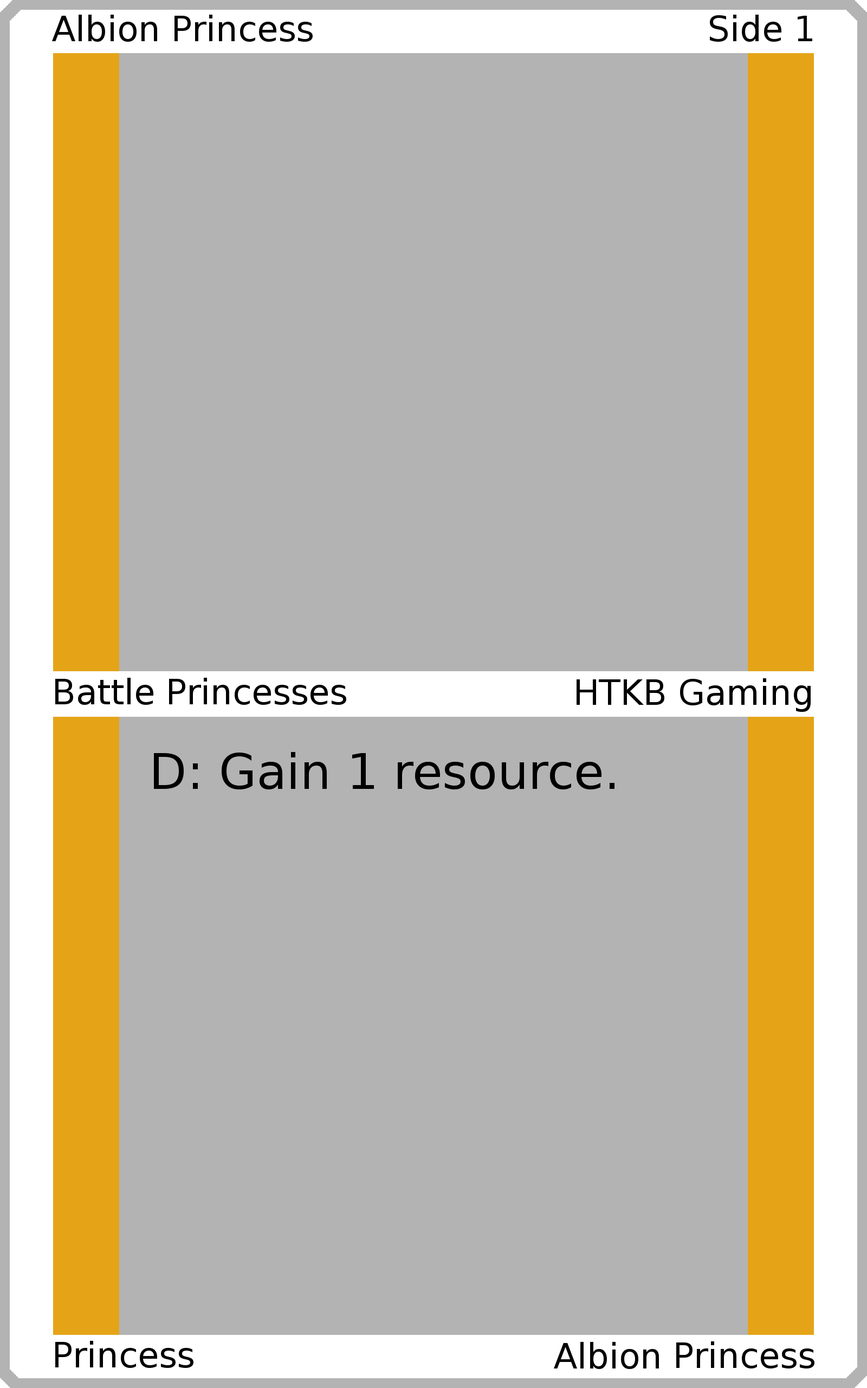
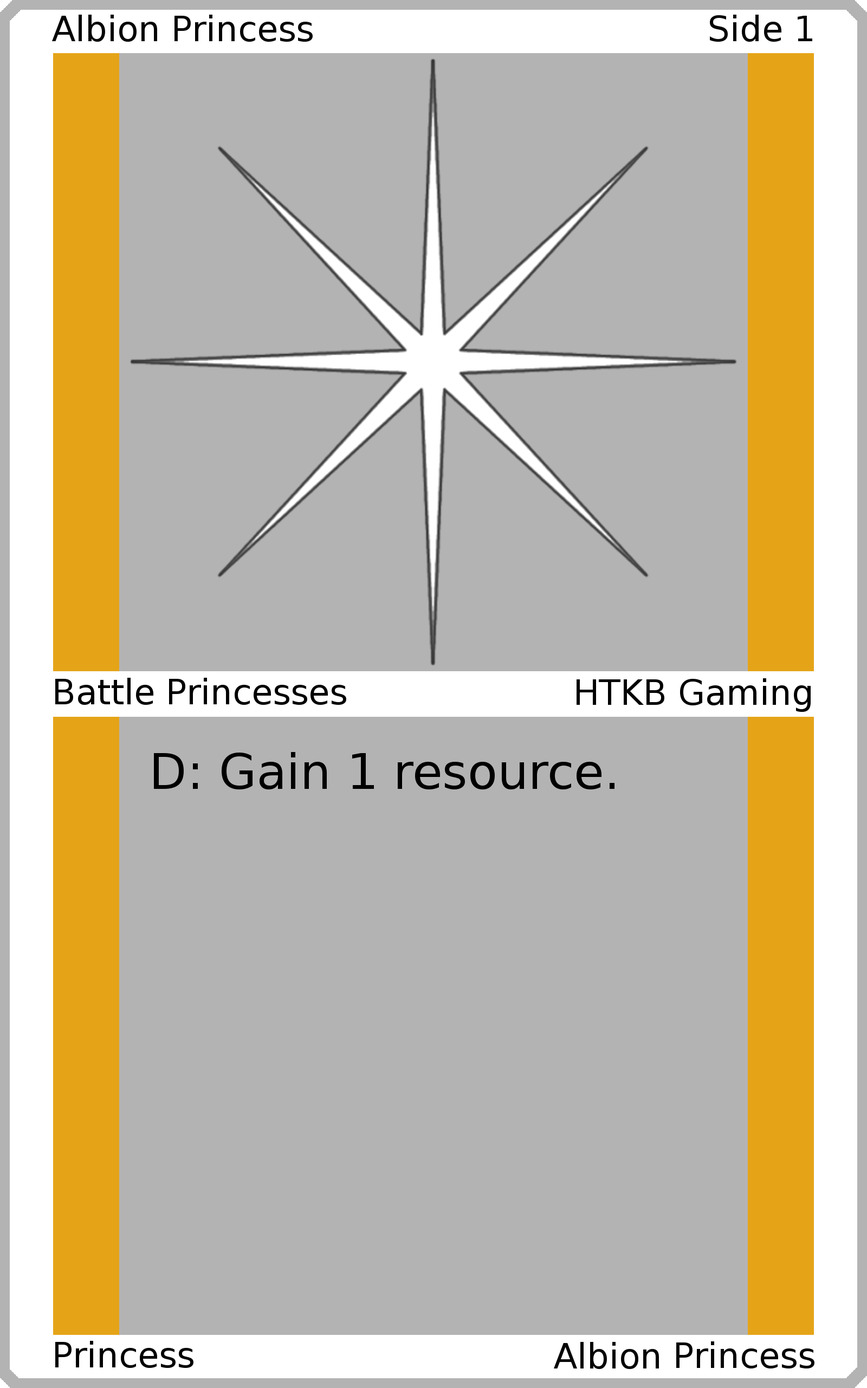
Revision of a layered 867x1388 image; what changed, layer by layer:
added layer "Art" above "Top Background" over [129, 57, 738, 666]
